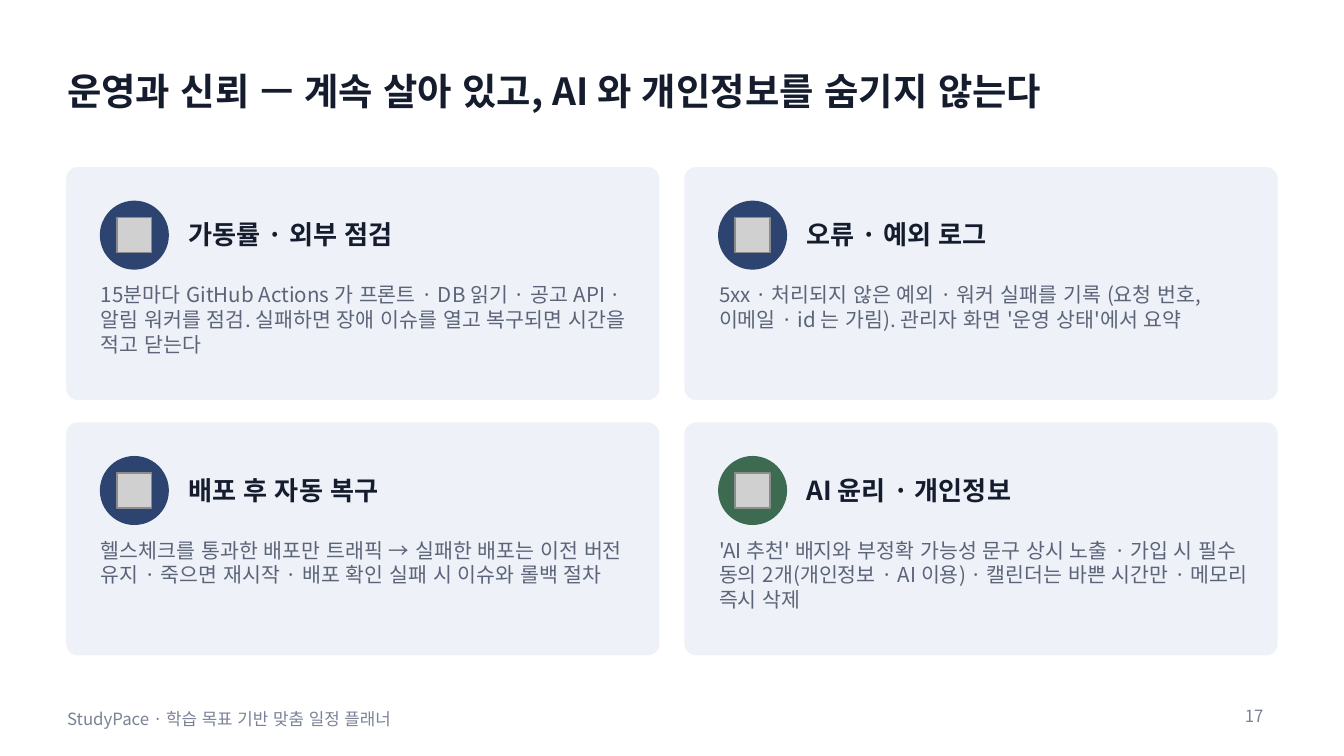
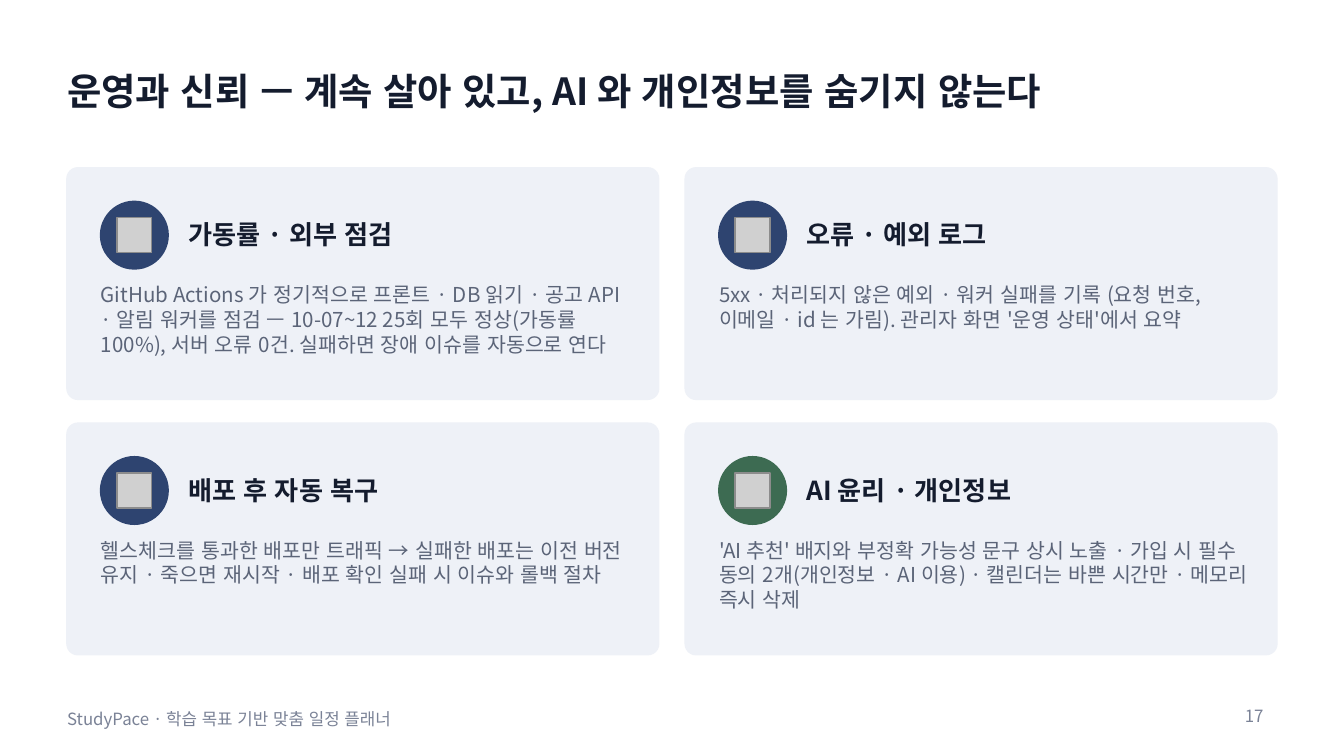
Before and after one commit to dinf7605/Codyssey_FinalProject, a slide deck: slide 17 of docs/발표자료_StudyPace.pptx. Drawn at 1344x756 pixels with LibreOffice and Linux fonts; fonts in the diff are those of the drawing; grey boxes stand for pictures. Boxes give left, top, right and bottom in pixels: in the first picture for what was removed or moved away, otherwise in the second. Text is boxed around its words. In the diff, an @@ line names an element or a change of style, - is before the commit and + after.

Commit message:
docs: 7일 운영 보고서 (가동률 100% · 오류 0건) · 외부 점검 실제 간격(약 5시간)을 사실대로 — '15분마다' 표현 정정

```diff
--- a/docs/발표자료_StudyPace.pptx
+++ b/docs/발표자료_StudyPace.pptx
@@ text at (101,285,621,356): text changed @@
-15분마다 GitHub Actions 가 프론트 · DB 읽기 · 공고 API · 알림 워커를 점검. 실패하면 장애 이슈를 열고 복구되면 시간을 적고 닫는다
+GitHub Actions 가 정기적으로 프론트 · DB 읽기 · 공고 API · 알림 워커를 점검 — 10-07~12 25회 모두 정상(가동률 100%), 서버 오류 0건. 실패하면 장애 이슈를 자동으로 연다
```
Also in this commit, not shown: 2 other slides changed, 10 other files.
